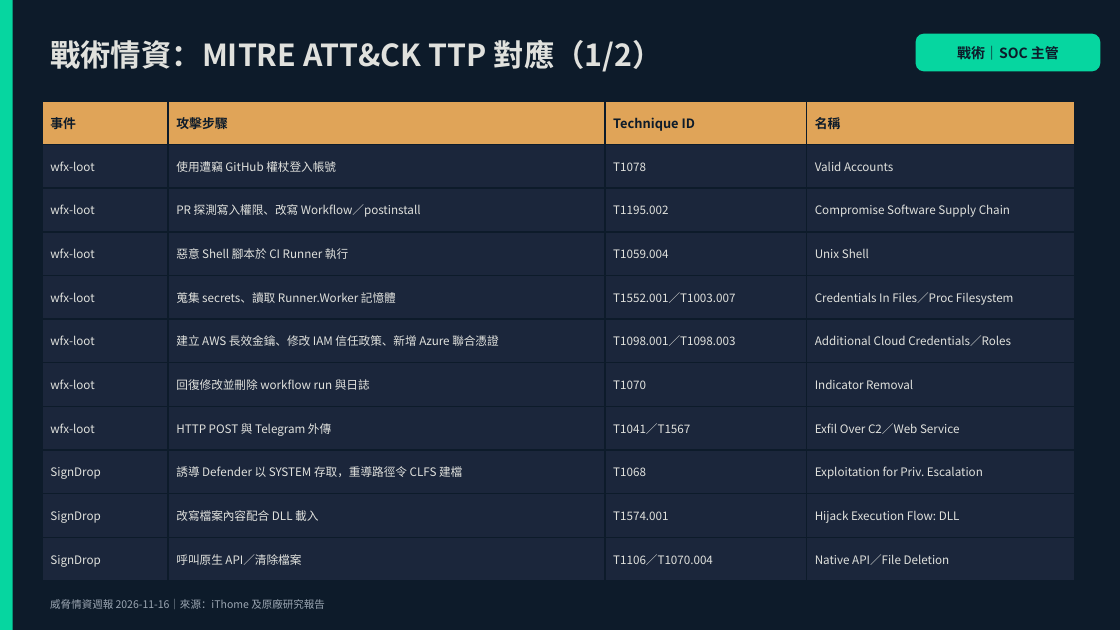
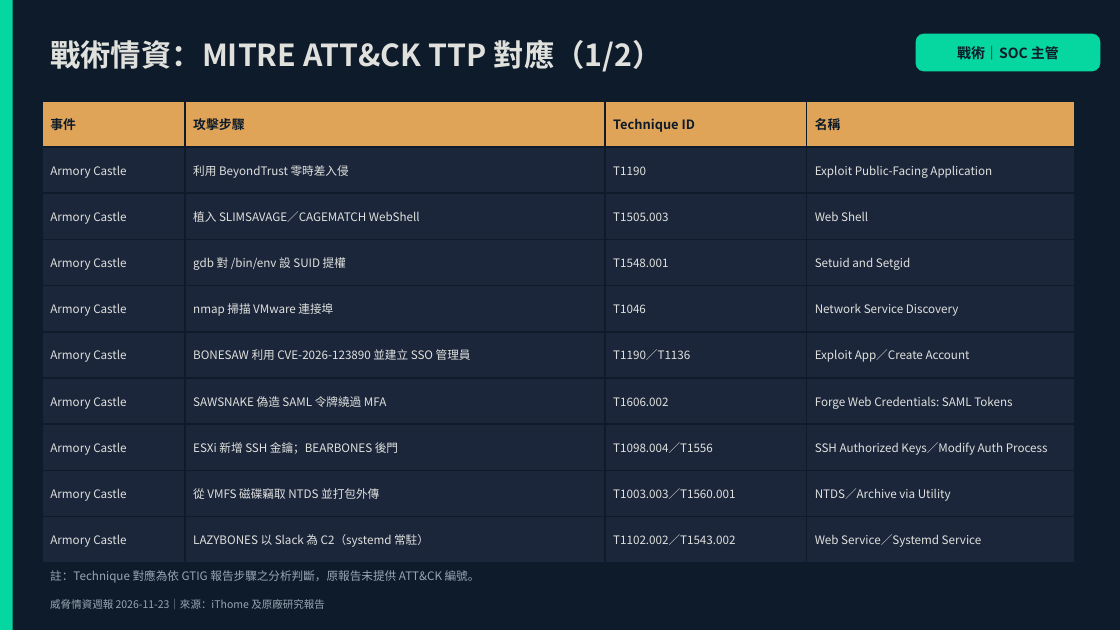
Before and after one commit to fei3363/cdp-tool, a slide deck: slide 5 of threat_intel_report_202611.pptx. Drawn at 1120x630 pixels with LibreOffice and Linux fonts; fonts in the diff are those of the drawing. Boxes give left, top, right and bottom in pixels: in the first picture for what was removed or moved away, otherwise in the second. Text is boxed around its words. In the diff, an @@ line names an element or a change of style, - is before the commit and + after.

```diff
--- a/threat_intel_report_202611.pptx
+++ b/threat_intel_report_202611.pptx
@@ table at bbox=[42, 101, 1075, 551] @@
-row 2: wfx-loot | 使用遭竊 GitHub 權杖登入帳號 | T1078 | Valid Accounts
-row 3: wfx-loot | PR 探測寫入權限、改寫 Workflow／postinstall | T1195.002 | Compromise Software Supply Chain
-row 4: wfx-loot | 惡意 Shell 腳本於 CI Runner 執行 | T1059.004 | Unix Shell
-row 5: wfx-loot | 蒐集 secrets、讀取 Runner.Worker 記憶體 | T1552.001／T1003.007 | Credentials In Files／Proc Filesystem
-row 6: wfx-loot | 建立 AWS 長效金鑰、修改 IAM 信任政策、新增 Azure 聯合憑證 | T1098.001／T1098.003 | Additional Cloud Credentials／Roles
-row 7: wfx-loot | 回復修改並刪除 workflow run 與日誌 | T1070 | Indicator Removal
-row 8: wfx-loot | HTTP POST 與 Telegram 外傳 | T1041／T1567 | Exfil Over C2／Web Service
-row 9: SignDrop | 誘導 Defender 以 SYSTEM 存取，重導路徑令 CLFS 建檔 | T1068 | Exploitation for Priv. Escalation
-row 10: SignDrop | 改寫檔案內容配合 DLL 載入 | T1574.001 | Hijack Execution Flow: DLL
-row 11: SignDrop | 呼叫原生 API／清除檔案 | T1106／T1070.004 | Native API／File Deletion
+row 2: Armory Castle | 利用 BeyondTrust 零時差入侵 | T1190 | Exploit Public-Facing Application
+row 3: Armory Castle | 植入 SLIMSAVAGE／CAGEMATCH WebShell | T1505.003 | Web Shell
+row 4: Armory Castle | gdb 對 /bin/env 設 SUID 提權 | T1548.001 | Setuid and Setgid
+row 5: Armory Castle | nmap 掃描 VMware 連接埠 | T1046 | Network Service Discovery
+row 6: Armory Castle | BONESAW 利用 CVE-2026-123890 並建立 SSO 管理員 | T1190／T1136 | Exploit App／Create Account
+row 7: Armory Castle | SAWSNAKE 偽造 SAML 令牌繞過 MFA | T1606.002 | Forge Web Credentials: SAML Tokens
+row 8: Armory Castle | ESXi 新增 SSH 金鑰；BEARBONES 後門 | T1098.004／T1556 | SSH Authorized Keys／Modify Auth Process
+row 9: Armory Castle | 從 VMFS 磁碟竊取 NTDS 並打包外傳 | T1003.003／T1560.001 | NTDS／Archive via Utility
+row 10: Armory Castle | LAZYBONES 以 Slack 為 C2（systemd 常駐） | T1102.002／T1543.002 | Web Service／Systemd Service
@@ text at bbox=[50, 599, 325, 609]: text changed @@
-威脅情資週報 2026-11-16｜來源：iThome 及原廠研究報告
+威脅情資週報 2026-11-23｜來源：iThome 及原廠研究報告
@@ text added at bbox=[50, 570, 480, 583], 10 pt, text #9AA5B1 @@
+註：Technique 對應為依 GTIG 報告步驟之分析判斷，原報告未提供 ATT&CK 編號。
```
Also in this commit, not shown: 12 other slides changed, 1 other file.
